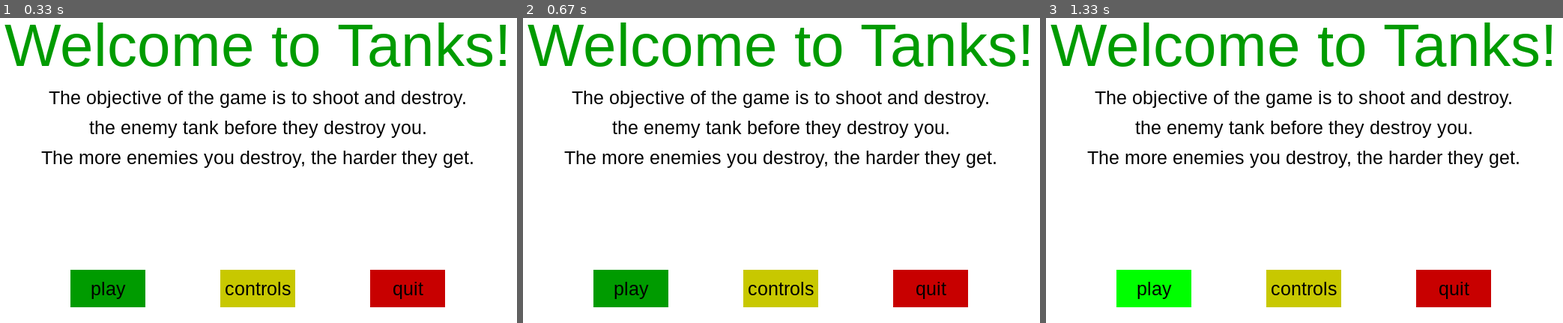
Above: before the commit, frames 1-3 (left to right).
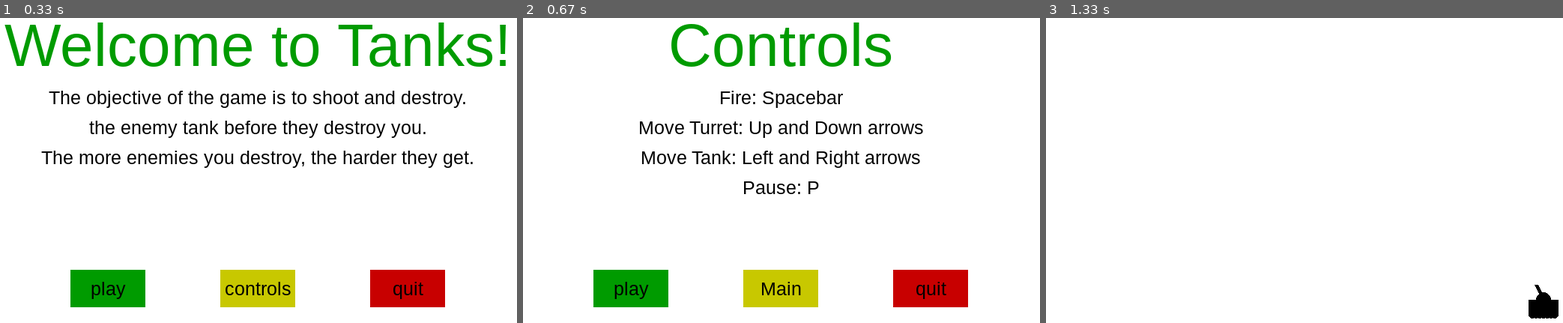
Above: after the commit, the same moments.

Repository: ioarun/pygame-robotics
Game: pygame game, started from tank-game/tank-game.py
Same seed, same stepped clock (60 frames per second), same inputs: the game is played once before the commit and once after it.
Inputs (mouse positions are in pixels of both pictures, inside the frame that each line leads up to):
- Up to frame 1 (0.33 s): no input
- Up to frame 2 (0.67 s): press the mouse at (781, 289) at 0.37 s; move the mouse to (765, 143) at 0.47 s; release the mouse at (outside the picture) at 0.6 s
- Up to frame 3 (1.33 s): click "play" at 0.77 s; tap Enter at 1 s

Frame 1 is identical in both runs. In frame 2, 10% of the frame differs, in the area x 0-98%, y 1-91%; in frame 3, 14%, in the area x 0-100%, y 1-99%.

Commit message:
Add tank body

Diff:
--- a/tank-game/tank-game.py
+++ b/tank-game/tank-game.py
@@ -20,6 +20,13 @@
 display_width = 800
 display_height = 600
 
+# main tank position on screen
+mainTankX = display_width*0.9
+mainTankY = display_height*0.9
+tankHeight = 20
+tankWidth = 40
+
+
 gameDisplay = pygame.display.set_mode((800, 600))
 pygame.display.set_caption("Tanks")
 
@@ -32,6 +39,19 @@
 smallfont = pygame.font.SysFont("arial", 25)
 medfont = pygame.font.SysFont("arial", 50)
 largefont = pygame.font.SysFont("arial", 80)
+
+def tank(x, y):
+	x = int(x)
+	y = int(y)
+	pygame.draw.circle(gameDisplay, black, (x, y), int(tankHeight/2))
+	pygame.draw.rect(gameDisplay, black, (x - tankWidth/2, y, tankWidth, tankHeight))
+	pygame.draw.line(gameDisplay, black, (x, y), (x - 10, y - 20), 5)
+
+	startX = 15
+	# add wheels
+	for i in range(7):
+		pygame.draw.circle(gameDisplay, black, (x - startX, y + tankHeight), 5)
+		startX -= 5
 
 def pause():
 	paused = True
@@ -64,6 +84,47 @@
 	text = smallfont.render("Score: "+str(score), True, black)
 	gameDisplay.blit(text, [0, 0])
 
+
+def game_controls():
+
+	gcont = True
+
+	while gcont:
+
+		for event in pygame.event.get():
+			if event.type == pygame.QUIT:
+				pygame.quit()
+				quit()
+
+
+		gameDisplay.fill(white)
+		message_to_screen("Controls",
+			green,
+			-100,
+			"large")
+
+		message_to_screen("Fire: Spacebar",
+			black,
+			-30)
+		message_to_screen("Move Turret: Up and Down arrows",
+			black,
+			10)
+		message_to_screen("Move Tank: Left and Right arrows",
+			black,
+			50)
+
+		message_to_screen("Pause: P",
+			black,
+			90)
+
+		button("play", 150, 500, 100, 50, green, light_green, action="play")
+		button("Main", 350, 500, 100, 50, yellow, light_yellow, action="main")
+		button("quit", 550, 500, 100, 50, red, light_red, action="quit")
+
+		pygame.display.update()
+		clock.tick(15)
+
+
 def game_intro():
 
 	intro = True
@@ -102,13 +163,9 @@
 		# 	black,
 		# 	180)
 
-
-		pygame.draw.rect(gameDisplay, yellow, (350, 500, 100, 50))
-		pygame.draw.rect(gameDisplay, red, (550, 500, 100, 50))
-
-		button("play", 150, 500, 100, 50, green, light_green)
-		button("controls", 350, 500, 100, 50, yellow, light_yellow)
-		button("quit", 550, 500, 100, 50, red, light_red)
+		button("play", 150, 500, 100, 50, green, light_green, action="play")
+		button("controls", 350, 500, 100, 50, yellow, light_yellow, action="controls")
+		button("quit", 550, 500, 100, 50, red, light_red, action="quit")
 
 		pygame.display.update()
 		clock.tick(15)
@@ -128,11 +185,26 @@
 	textRect.center = ((buttonx+(buttonwidth/2)), buttony+(buttonheight/2))
 	gameDisplay.blit(textSurface, textRect)
 
-def button(text, x, y, width, height, inactive_color, active_color):
+def button(text, x, y, width, height, inactive_color, active_color, action=None):
 	cur = pygame.mouse.get_pos()
+	# returns a tuple (l, c, r)
+	click = pygame.mouse.get_pressed()
 
 	if x + width > cur[0] > x and y + height > cur[1] > y:
 		pygame.draw.rect(gameDisplay, active_color, (x, y, width, height))
+
+		if click[0] == 1 and action != None:
+			if action == "quit":
+				pygame.quit()
+				quit()
+			if action == "controls":
+				game_controls()
+			if action == "play":
+				gameLoop()
+
+			if action == "main":
+				game_intro()
+
 	else:
 		pygame.draw.rect(gameDisplay, inactive_color, (x, y, width, height))
 
@@ -192,7 +264,7 @@
 
 
 		gameDisplay.fill(white)
-
+		tank(mainTankX, mainTankY)
 		pygame.display.update()
 
 		clock.tick(FPS)
